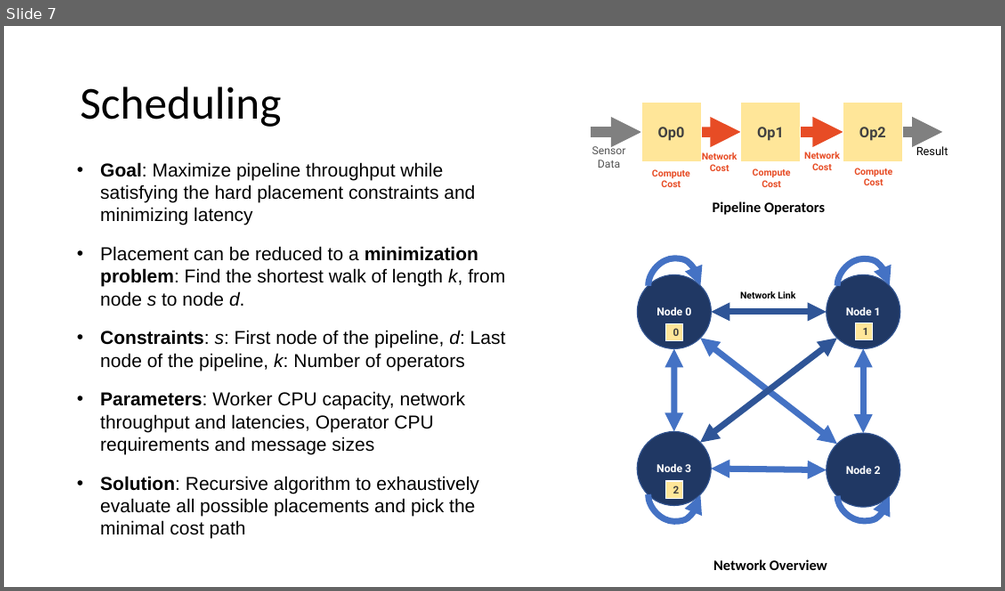
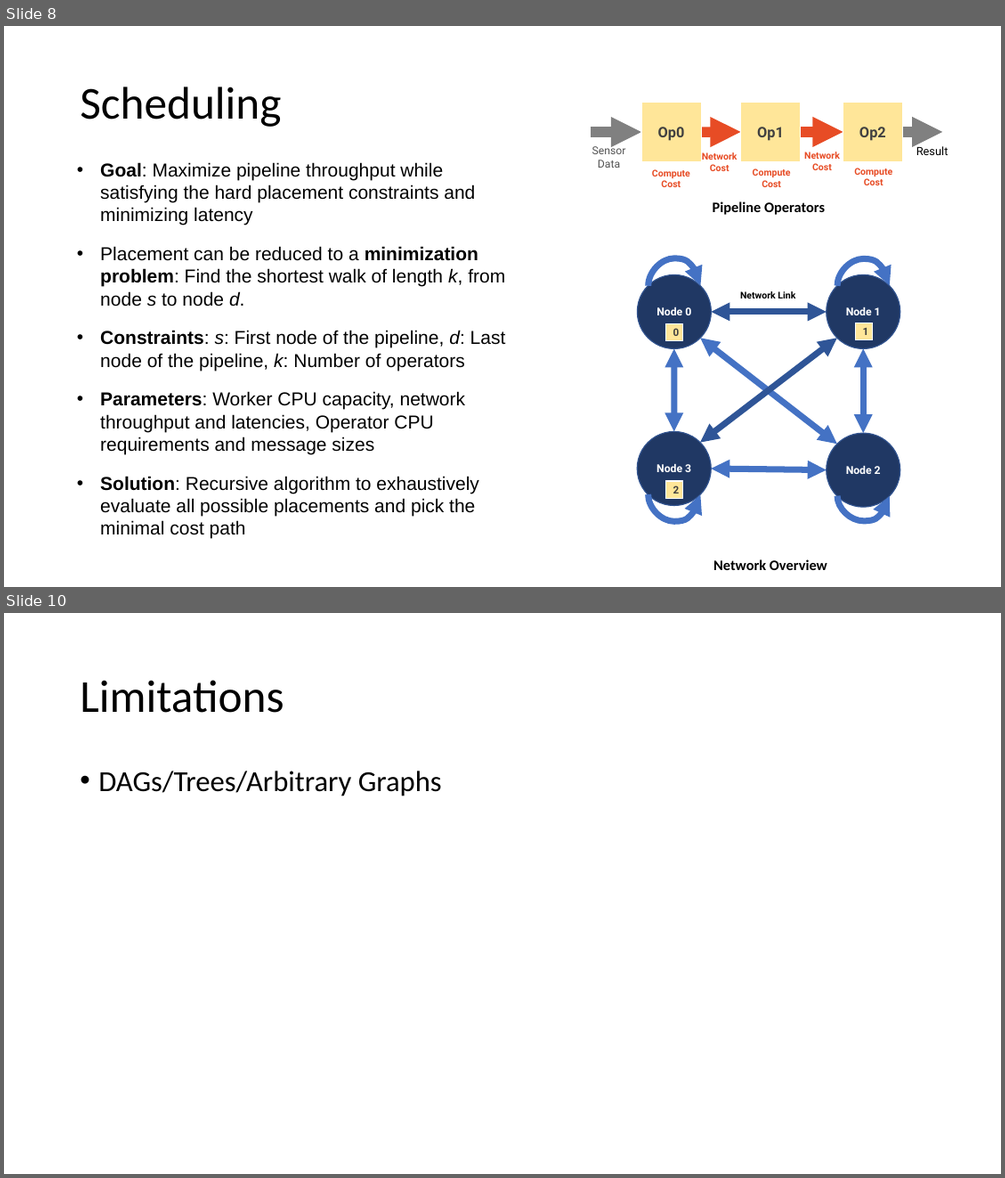
Before and after one commit to romilbhardwaj/nomad, a slide deck: tutorial/Nomad Bootcamp.pptx. Shown one above the other, each under a label of ours: slide 7 before the commit, slides 8 and 10 after it; the slides between them are not shown. The pictures are 1005x591 and 1005x1178 pixels, drawn with LibreOffice and Linux fonts; fonts in the diff are those of the drawing. Boxes give left, top, right and bottom in pixels: in the first picture for what was removed or moved away, otherwise in the second. Text is boxed around its words. In the diff, an @@ line names an element or a change of style, - is before the commit and + after.

```diff
--- a/tutorial/Nomad Bootcamp.pptx
+++ b/tutorial/Nomad Bootcamp.pptx
@@ slide 10 added at box(4, 613, 1001, 1174), background #FFFFFF @@
@@ title added at box(80, 680, 283, 713), 44 pt, text #000000 @@
+Limitations
@@ text added at box(98, 771, 442, 796), 28 pt, text #000000 @@
+• DAGs/Trees/Arbitrary Graphs
@@ what was slide 7 is now slide 8 @@
```
Also in this commit, not shown: 4 slides changed, 3 other slides added, 2 slides removed, 10 other files.
